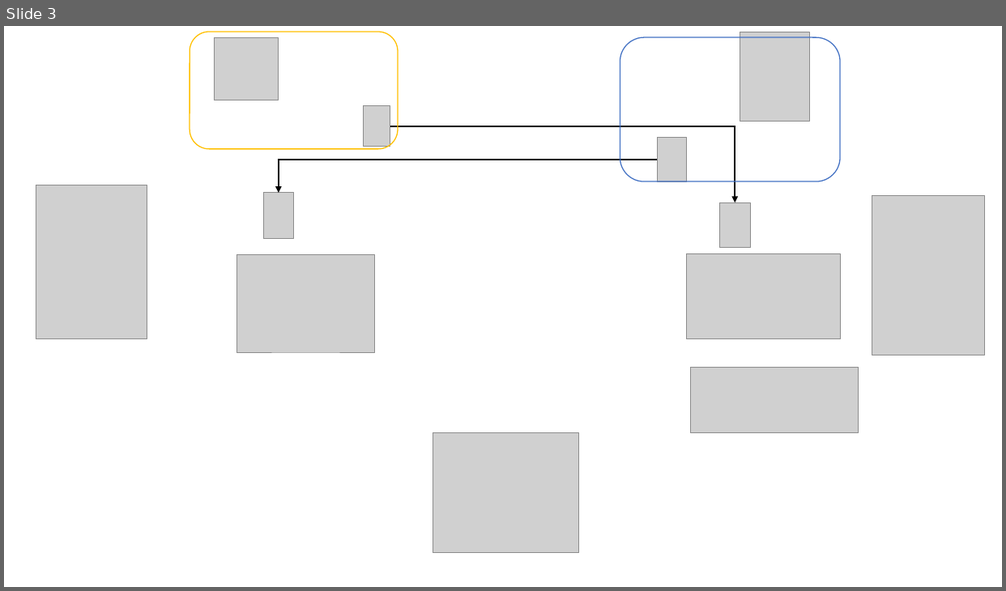
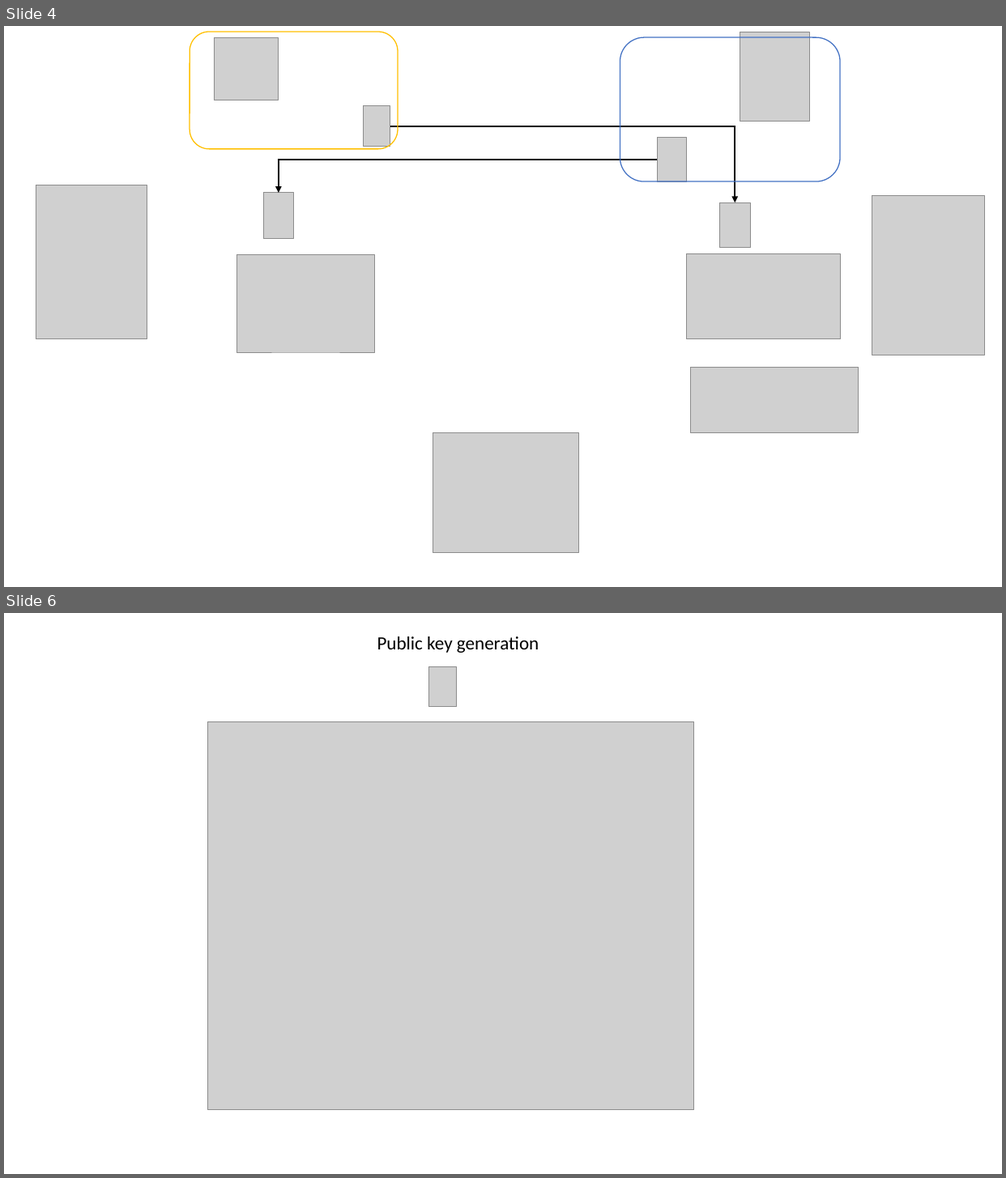
Before and after one commit to mukesh199739/Networking, a slide deck: ecdh.pptx. Shown one above the other, each under a label of ours: slide 3 before the commit, slides 4 and 6 after it; the slides between them are not shown. The pictures are 1006x591 and 1006x1178 pixels, drawn with LibreOffice and Linux fonts; fonts in the diff are those of the drawing; grey boxes stand for pictures. Boxes give left, top, right and bottom in pixels: in the first picture for what was removed or moved away, otherwise in the second. Text is boxed around its words. In the diff, an @@ line names an element or a change of style, - is before the commit and + after.

```diff
--- a/ecdh.pptx
+++ b/ecdh.pptx
@@ slide 6 added at (4,613,1002,1174), background #FFFFFF @@
@@ text added at (377,636,539,653), 18 pt, text #000000 @@
+Public key generation
@@ picture added at (429,666,456,707) @@
@@ picture added at (207,722,694,1110) @@
@@ what was slide 3 is now slide 4 @@
```
Also in this commit, not shown: 2 other slides added.
